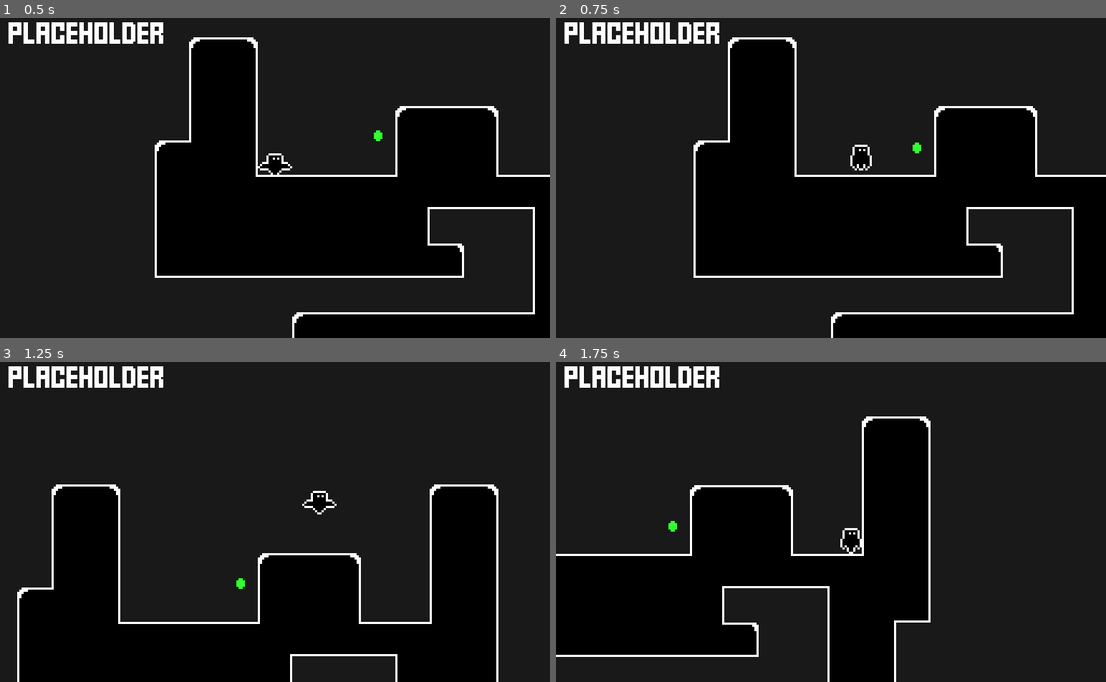
Above: before the commit, frames 1-4 (two rows, left to right).
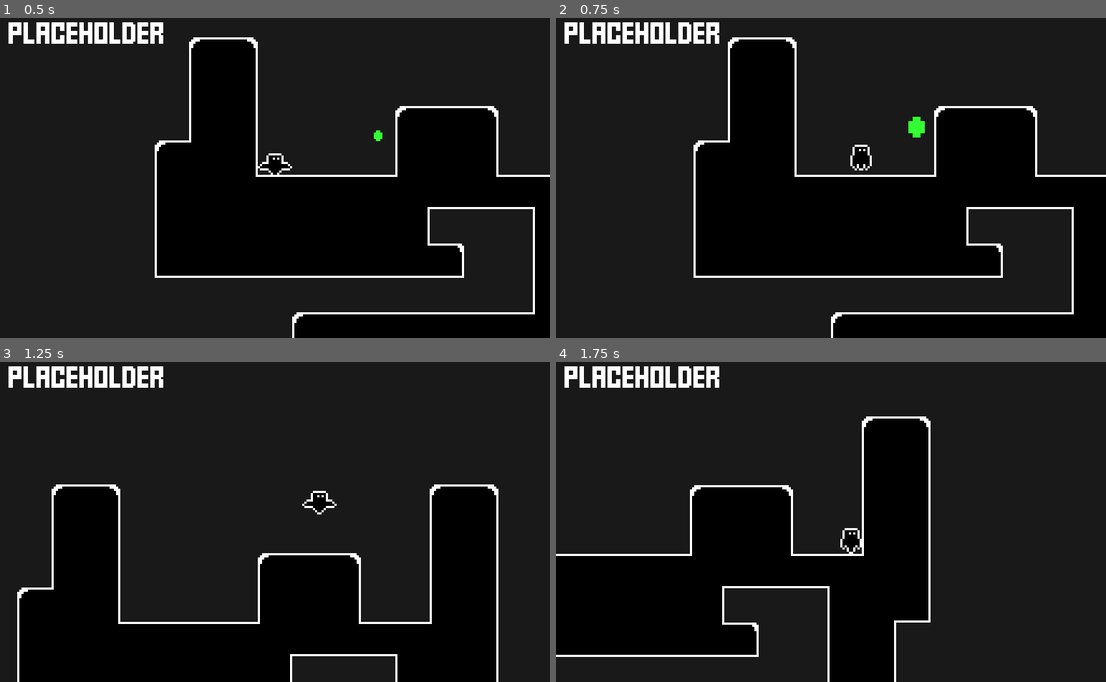
Above: after the commit, the same moments.

Repository: kylehorton33/1bit-platformer
Game: Godot game, scene res://src/World.tscn
Two runs of this game, one before a commit and one after it. Both use one fixed random seed, a clock stepped at 60 frames per second and the inputs below.
Inputs:
- Up to frame 1 (0.5 s): no input
- Up to frame 2 (0.75 s): hold Right (ui_right) from 0.53 s (still down)
- Up to frame 3 (1.25 s): keep holding Right (ui_right); tap Space (jump) at 0.77 s
- Up to frame 4 (1.75 s): keep holding Right (ui_right); tap Space (jump) at 1.52 s

Frame 1 is identical in both runs. In frame 2, 0.2% of the frame differs, in the area x 64-68%, y 30-43%; in frame 3, less than 0.1%; in frame 4, less than 0.1%.

Commit message:
collect coin functionality

Diff:
--- /dev/null
+++ b/src/Collectible/Collectible.gd
@@ -0,0 +1,6 @@
+extends Node2D
+
+onready var animation_player = $AnimationPlayer
+
+func _on_Area2D_area_entered(area):
+	animation_player.play("collect")
--- a/src/Collectible/Collectible.tscn
+++ b/src/Collectible/Collectible.tscn
@@ -1,6 +1,7 @@
-[gd_scene load_steps=5 format=2]
+[gd_scene load_steps=7 format=2]
 
 [ext_resource path="res://src/Collectible/collectible_sprite.png" type="Texture" id=1]
+[ext_resource path="res://src/Collectible/Collectible.gd" type="Script" id=2]
 
 [sub_resource type="Animation" id=2]
 length = 0.001
@@ -15,6 +16,60 @@
 "transitions": PoolRealArray( 1 ),
 "update": 0,
 "values": [ Vector2( 0, -10 ) ]
+}
+tracks/1/type = "value"
+tracks/1/path = NodePath(".:scale")
+tracks/1/interp = 1
+tracks/1/loop_wrap = true
+tracks/1/imported = false
+tracks/1/enabled = true
+tracks/1/keys = {
+"times": PoolRealArray( 0 ),
+"transitions": PoolRealArray( 1 ),
+"update": 0,
+"values": [ Vector2( 1, 1 ) ]
+}
+
+[sub_resource type="Animation" id=4]
+resource_name = "collect"
+length = 0.4
+tracks/0/type = "value"
+tracks/0/path = NodePath(".:position")
+tracks/0/interp = 2
+tracks/0/loop_wrap = true
+tracks/0/imported = false
+tracks/0/enabled = true
+tracks/0/keys = {
+"times": PoolRealArray( 0, 0.1, 0.2, 0.3 ),
+"transitions": PoolRealArray( 1, 1, 1, 1 ),
+"update": 0,
+"values": [ Vector2( 0, -16 ), Vector2( 0, -20 ), Vector2( 0, -24 ), Vector2( 0, -28 ) ]
+}
+tracks/1/type = "value"
+tracks/1/path = NodePath(".:scale")
+tracks/1/interp = 2
+tracks/1/loop_wrap = true
+tracks/1/imported = false
+tracks/1/enabled = true
+tracks/1/keys = {
+"times": PoolRealArray( 0, 0.1, 0.2, 0.3 ),
+"transitions": PoolRealArray( 1, 1, 1, 1 ),
+"update": 0,
+"values": [ Vector2( 1, 1 ), Vector2( 2, 2 ), Vector2( 1, 1 ), Vector2( 1e-05, 1e-05 ) ]
+}
+tracks/2/type = "method"
+tracks/2/path = NodePath("..")
+tracks/2/interp = 1
+tracks/2/loop_wrap = true
+tracks/2/imported = false
+tracks/2/enabled = true
+tracks/2/keys = {
+"times": PoolRealArray( 0.4 ),
+"transitions": PoolRealArray( 1 ),
+"values": [ {
+"args": [  ],
+"method": "queue_free"
+} ]
 }
 
 [sub_resource type="Animation" id=1]
@@ -39,11 +94,13 @@
 
 [node name="Collectible" type="Node2D"]
 modulate = Color( 0.2, 1, 0.2, 1 )
+script = ExtResource( 2 )
 
 [node name="AnimationPlayer" type="AnimationPlayer" parent="."]
 root_node = NodePath("../Sprite")
 autoplay = "hover"
 anims/RESET = SubResource( 2 )
+anims/collect = SubResource( 4 )
 anims/hover = SubResource( 1 )
 
 [node name="Sprite" type="Sprite" parent="."]
@@ -55,3 +112,5 @@
 [node name="CollisionShape2D" type="CollisionShape2D" parent="Area2D"]
 position = Vector2( 0, -8 )
 shape = SubResource( 3 )
+
+[connection signal="area_entered" from="Area2D" to="." method="_on_Area2D_area_entered"]
--- a/src/Player/Player.tscn
+++ b/src/Player/Player.tscn
@@ -53,6 +53,9 @@
 radius = 5.0
 height = 4.0
 
+[sub_resource type="CircleShape2D" id=11]
+radius = 24.0208
+
 [node name="Player" type="KinematicBody2D"]
 script = ExtResource( 2 )
 
@@ -69,3 +72,9 @@
 [node name="CoyoteTimer" type="Timer" parent="."]
 wait_time = 0.1
 one_shot = true
+
+[node name="CollectibleArea" type="Area2D" parent="."]
+
+[node name="CollisionShape2D" type="CollisionShape2D" parent="CollectibleArea"]
+position = Vector2( 0, -7 )
+shape = SubResource( 11 )
Not shown: 1 places in src/Player/Player.tscn that only renumber resources
Not shown, changed: README.md
